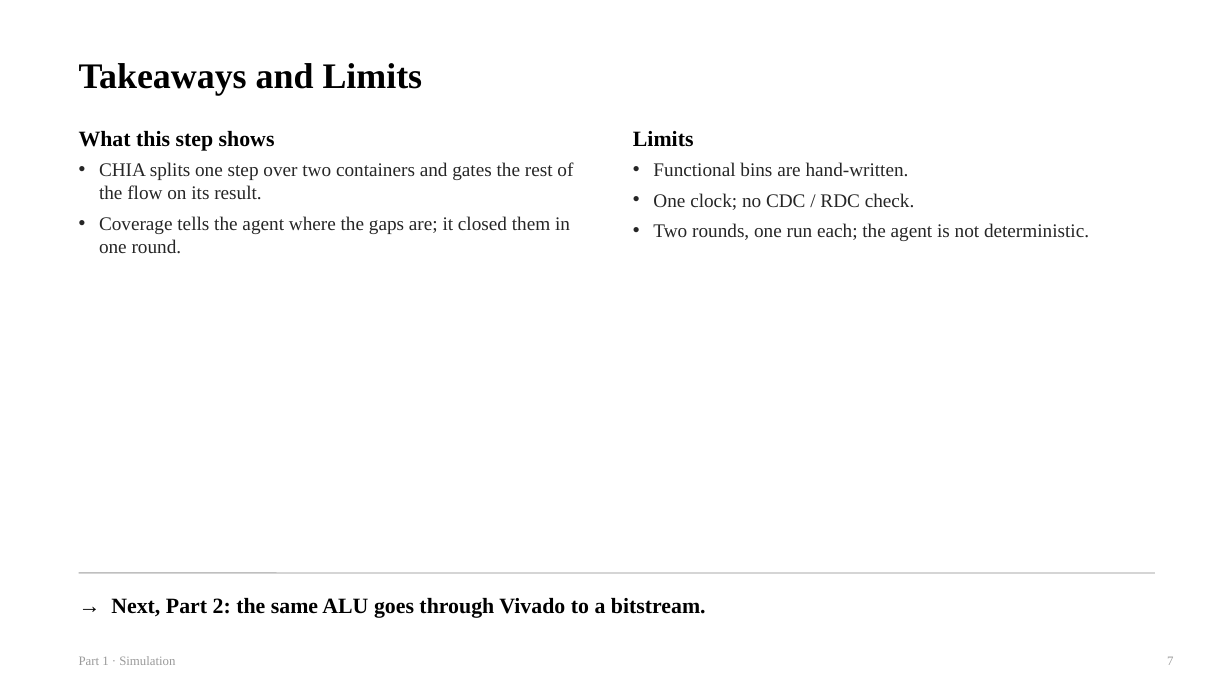
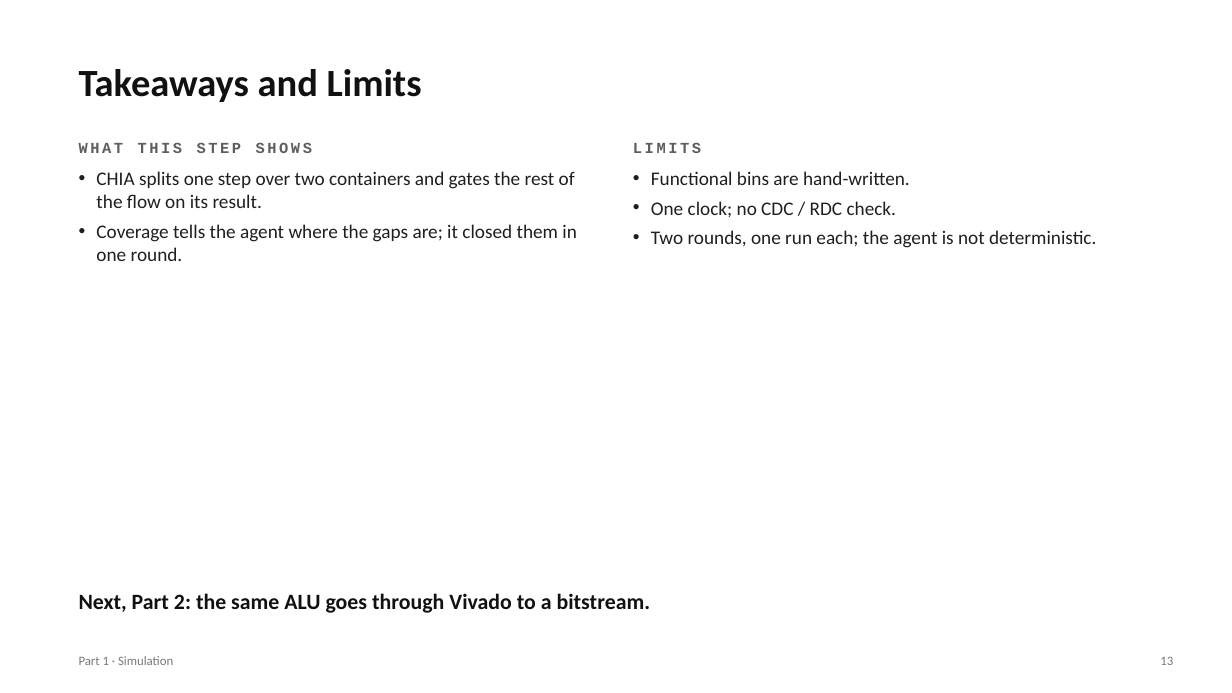
Before and after one commit to chipchip-tech/CHIA-workflow, a slide deck: slide 13 of projects/report/guides/1_Sim.pptx (slide 7 before the commit). Drawn at 1232x693 pixels with LibreOffice and Linux fonts; fonts in the diff are those of the drawing. Boxes give left, top, right and bottom in pixels: in the first picture for what was removed or moved away, otherwise in the second. Text is boxed around its words. In the diff, an @@ line names an element or a change of style, - is before the commit and + after.

```diff
--- a/projects/report/guides/1_Sim.pptx
+++ b/projects/report/guides/1_Sim.pptx
@@ text "Takeaways and Limits" at (79,69,422,102): size 28 to 30 pt, font Times New Roman to Calibri, text colour #000000 to #111111 @@
@@ text at (79,142,312,153): text changed; size 17 to 12 pt; font Times New Roman to Courier New; text colour #000000 to #5E5E5E @@
-What this step shows
+WHAT THIS STEP SHOWS
@@ text at (633,142,701,153): text changed; size 17 to 12 pt; font Times New Roman to Courier New; text colour #000000 to #5E5E5E @@
-Limits
+LIMITS
@@ text "CHIA splits one step over ..." at (96,171,577,261): font Times New Roman to Calibri, text colour #262626 to #1F1F1F; indent changed; less space between paragraphs @@
@@ text "CHIA splits one step over ...": place and size @@
-text "CHIA splits one step over ..." at (99,162,573,254)
+text "CHIA splits one step over ..." at (96,171,577,261)
@@ text "Functional bins are hand-written.": place and size @@
-text "Functional bins are hand-written." at (653,162,1089,241)
+text "Functional bins are hand-written." at (651,171,1096,248)
@@ text "Functional bins are hand-written." at (651,171,1096,248): font Times New Roman to Calibri, text colour #262626 to #1F1F1F; indent changed; less space between paragraphs @@
@@ text at (79,593,651,613): text changed; font Times New Roman to Calibri; text colour #000000 to #111111 @@
-→ Next, Part 2: the same ALU goes through Vivado to a bitstream.
+Next, Part 2: the same ALU goes through Vivado to a bitstream.
@@ line removed from (79, 573) to (1155, 573) @@
@@ text "Part 1 · Simulation" at (79,656,173,665): font Times New Roman to Calibri, text colour #9A9A9A to #7A7A7A @@
@@ text at (1160,657,1173,665): text changed; font Times New Roman to Calibri; text colour #9A9A9A to #7A7A7A @@
-7
+13
```
Also in this commit, not shown: 6 other slides changed, 7 slides added, 1 slide removed, 3 other files.
